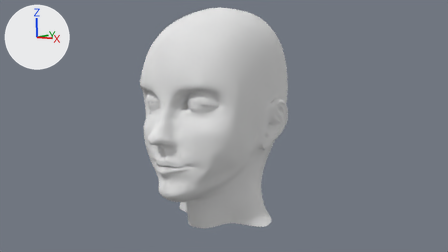
Two versions of the Blender file simple_topo/02d.blend, one commit apart.
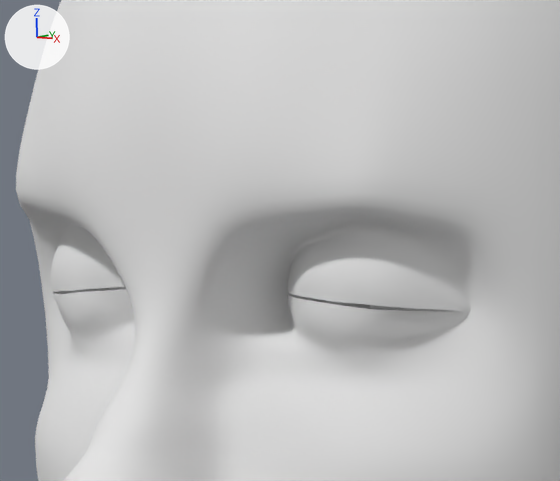
Old and new are each drawn from the file's camera 'Camera' and again close up on the part from 31% to 52% of the width and 21% to 54% of the height. Lighting does not change. The marker at upper left points along +X, +Y and +Z.

Objects in the first close-up: 'eye_l.001', 'head'.
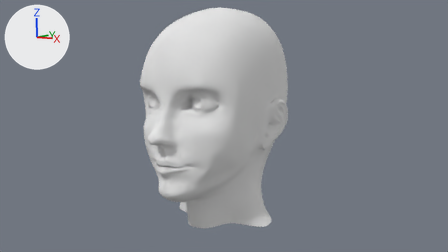
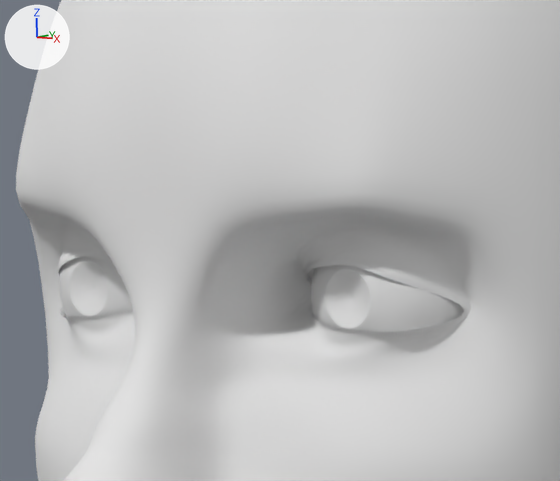
Commit message: 02d: eyelids opened (needs some tweaks around nose to fix imperfections)

The change, as a diff of the scene's bpy script:
```diff
--- a/simple_topo/02d.blend.py
+++ b/simple_topo/02d.blend.py
@@ me_plane @@
 me_plane.from_pydata(...)  # 1195 vertices, 1122 faces; spans x -2.73..2.73, y -4.9..4.48, z -7.42..0.48
 # used by ob_head; location = (0.0, -3.444, 5.419); rotation_euler = (1.571, 0.0, 0.0), in degrees (90, 0, 0)
+# me_plane part 1: 100 of 1195 vertices moved; they spanned x -1.68..1.68, y 0.05..0.78, z -1.17..-0.76 and now span x -1.68..1.68, y 0.05..0.78, z -1.48..-0.9; mean shift (0.0, 0.01, -0.13); largest move (0.51, 0.43, -1.13) -> (0.51, 0.43, -1.44)
 me_plane.materials.append(mat_material)
```

What differs and where, as boxes [x1, y1, x2, y2] in the close-ups (560 x 481 px; the box of a moved part takes in the faces that stretch with it):
part 1 of me_plane, moved or reshaped
    before: [51, 221, 476, 379]
    after: [59, 222, 476, 379]
'eye_l.001', unchanged, uncovered by the edit
    before: [60, 287, 456, 311]
    after: [59, 257, 464, 332]
